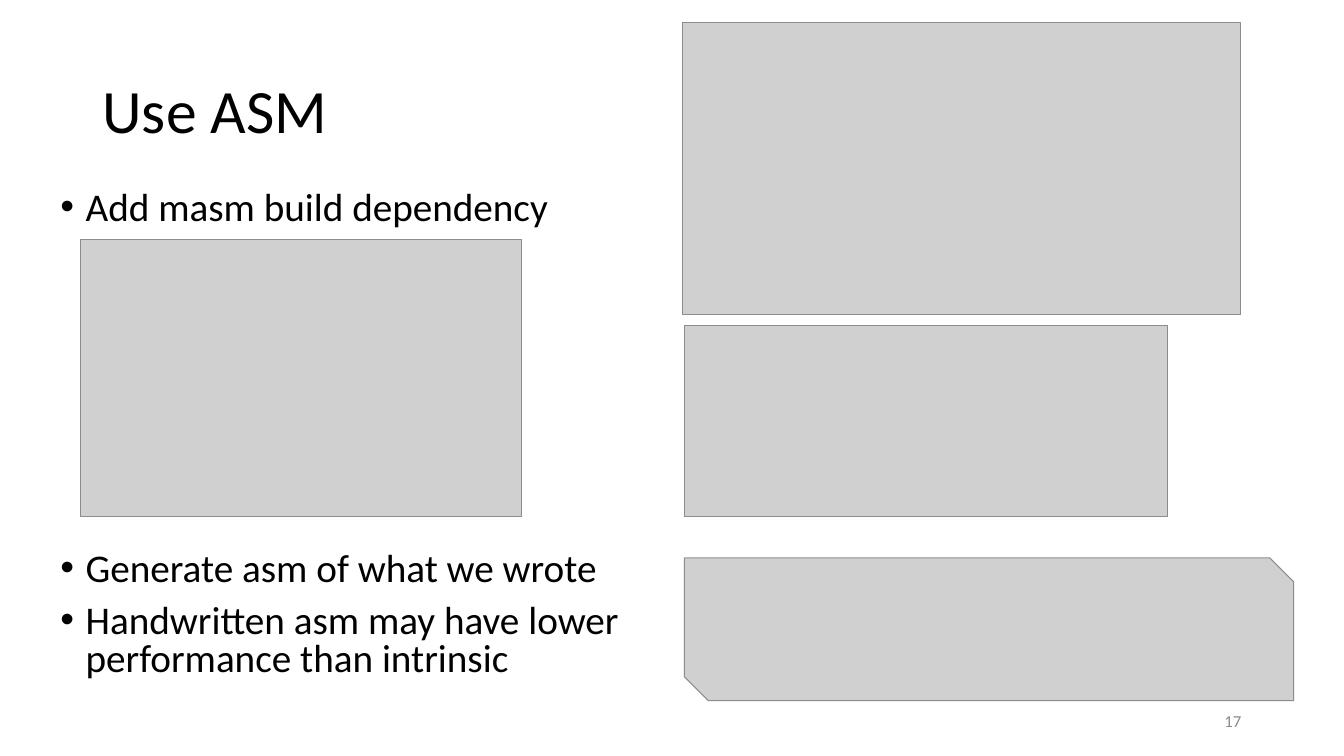
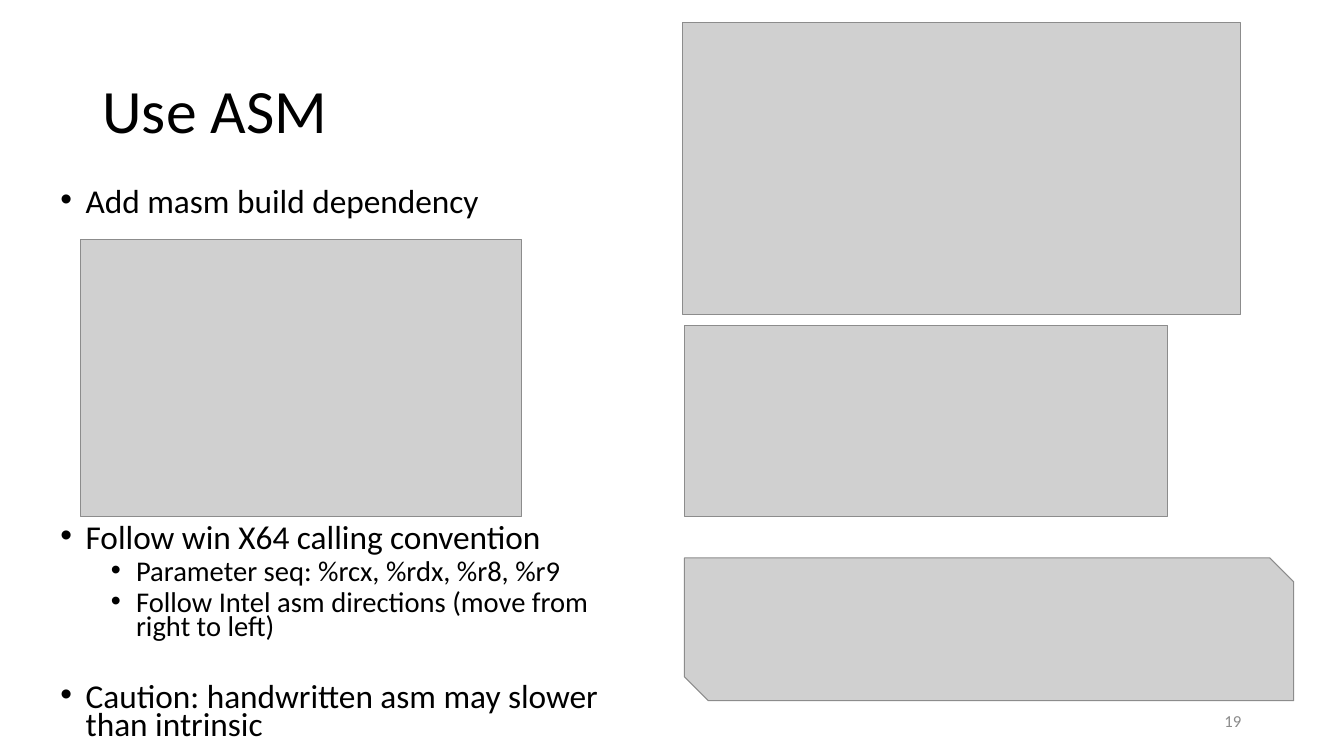
Before and after one commit to lucshi/Lecture_SIMD, a slide deck: slide 19 of lecture.pptx (slide 17 before the commit). Drawn at 1344x756 pixels with LibreOffice and Linux fonts; fonts in the diff are those of the drawing; grey boxes stand for pictures. Boxes give left, top, right and bottom in pixels: in the first picture for what was removed or moved away, otherwise in the second. Text is boxed around its words. In the diff, an @@ line names an element or a change of style, - is before the commit and + after.

```diff
--- a/lecture.pptx
+++ b/lecture.pptx
@@ text at <box>86,190,478,219</box>: size 28 to 23.8 pt in "Add masm build dependency"; line spacing 0.8 to 0.7 @@
@@ text at <box>86,526,598,737</box>: text changed; size 28 to 20.4 pt @@
-• Generate asm of what we wrote
-• Handwritten asm may have lower performance than intrinsic
+• Follow win X64 calling convention
+  • Parameter seq: %rcx, %rdx, %r8, %r9
+  • Follow Intel asm directions (move from right to left)
+• Caution: handwritten asm may slower than intrinsic
@@ page number at <box>1224,716,1241,727</box>: text changed @@
-17
+19
```
Also in this commit, not shown: 20 other slides changed, 18 slides added, 9 slides removed.
